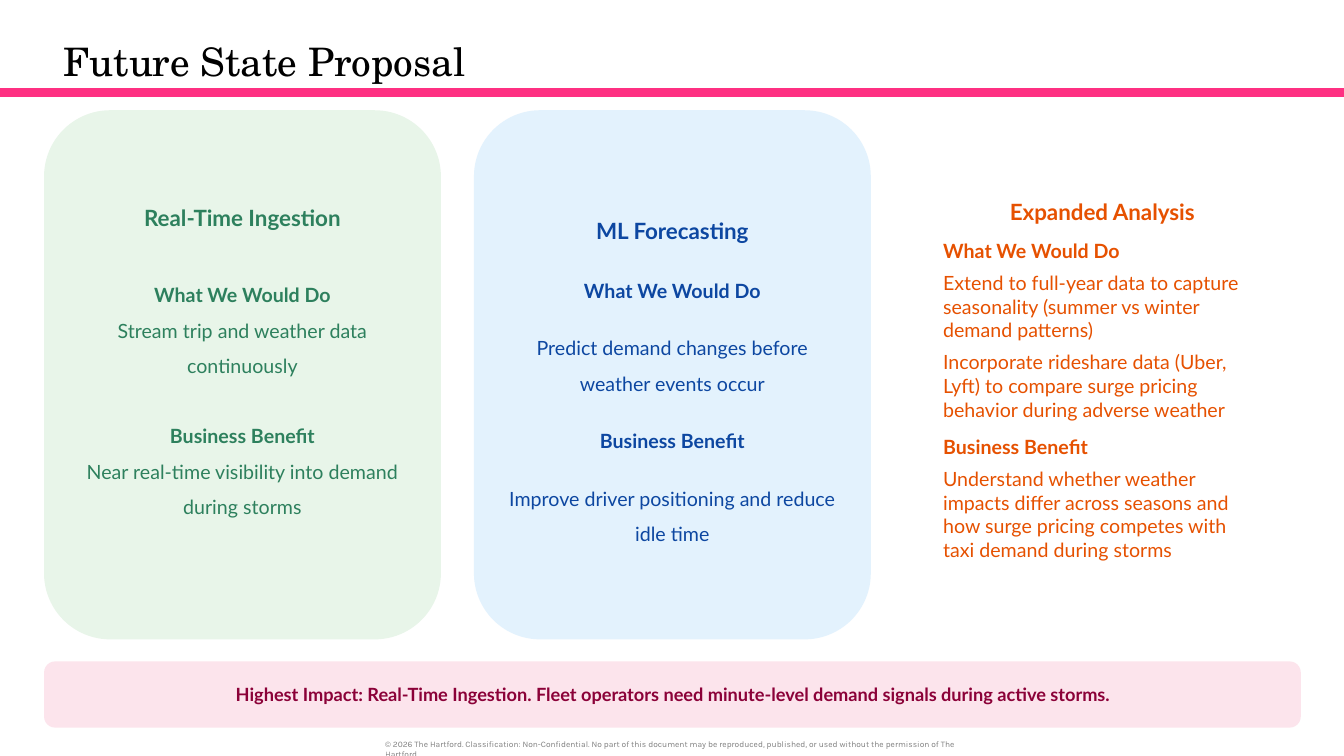
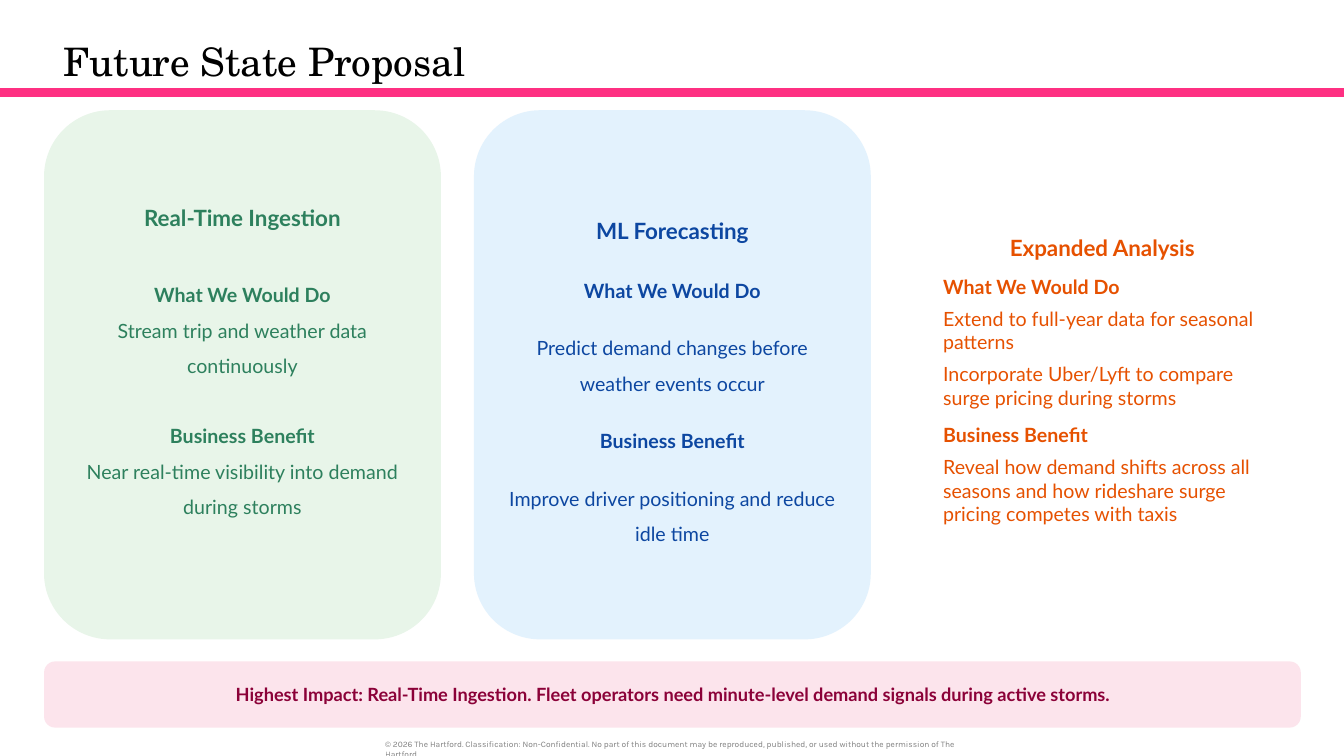
Before and after one commit to orlandojmarin/nyc-taxi-capstone, a slide deck: slide 19 of docs/Capstone_Presentation (10).pptx. Drawn at 1344x756 pixels with LibreOffice and Linux fonts; fonts in the diff are those of the drawing. Boxes give left, top, right and bottom in pixels: in the first picture for what was removed or moved away, otherwise in the second. Text is boxed around its words. In the diff, an @@ line names an element or a change of style, - is before the commit and + after.

Commit message:
Trim Expanded Analysis card and fix whether/weather phrasing

```diff
--- a/docs/Capstone_Presentation (10).pptx
+++ b/docs/Capstone_Presentation (10).pptx
@@ text at (x1=943, y1=311, x2=1254, y2=409): text changed @@
-Extend to full-year data to capture seasonality (summer vs winter demand patterns)
-Incorporate rideshare data (Uber, Lyft) to compare surge pricing behavior during adverse weather
+Extend to full-year data for seasonal patterns
+Incorporate Uber/Lyft to compare surge pricing during storms
@@ text at (x1=943, y1=459, x2=1250, y2=525): text changed @@
-Understand whether weather impacts differ across seasons and how surge pricing competes with taxi demand during storms
+Reveal how demand shifts across all seasons and how rideshare surge pricing competes with taxis
```
